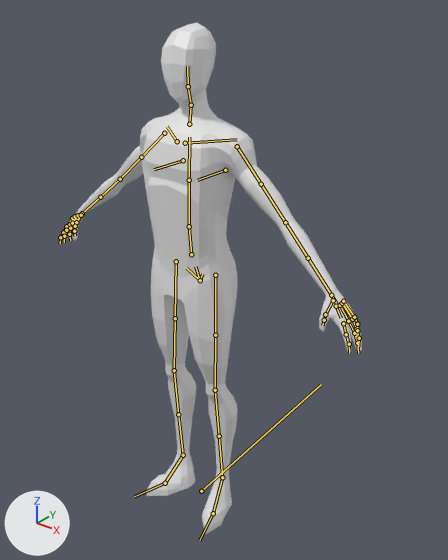
One commit to the FBX model Assets/Character/NPC/base-char.fbx: the scene before it, then after it.
Camera for both pictures: a 50 mm lens placed at (1.77, -2.01, 2.64), pointed at (-0.13, 0.36, 1.17). Lighting does not change. The marker at lower left points along +X, +Y and +Z. The bones that bend it are drawn over the model as lines.
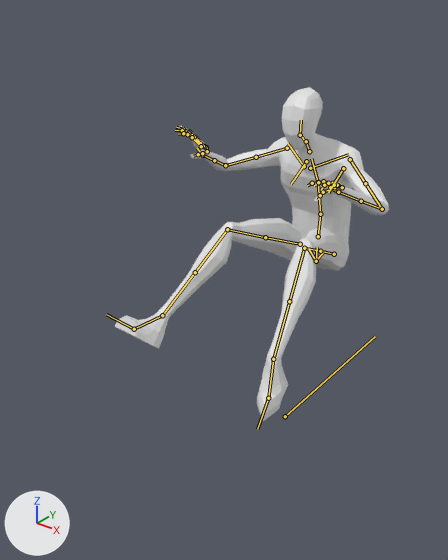
The newer file adds an action. The first version stands in its rest pose; the second is drawn at frame 3 of the action 'game_rig|npc-AirHit'.

Boxes [x1, y1, x2, y2] around the edits, measured in the pictures (448 x 560 px):
'mesh', posed (9% narrower, 35% shorter)
    before: [60, 23, 362, 534]
    after: [115, 87, 389, 421]
bone 'root', root to tip
    before: (201, 491) to (321, 384)
    after: (285, 416) to (375, 336)
bone 'DEF-spine', root to tip
    before: (200, 280) to (195, 266)
    after: (316, 261) to (317, 247)
bone 'DEF-spine.001', root to tip
    before: (191, 254) to (189, 226)
    after: (318, 236) to (320, 214)
bone 'DEF-spine.002', root to tip
    before: (189, 226) to (189, 180)
    after: (320, 214) to (318, 182)
bone 'DEF-spine.003', root to tip
    before: (189, 180) to (189, 137)
    after: (318, 182) to (311, 158)
bone 'DEF-spine.004', root to tip
    before: (189, 124) to (191, 105)
    after: (309, 151) to (306, 141)
bone 'DEF-spine.006', root to tip
    before: (188, 86) to (187, 66)
    after: (300, 135) to (301, 120)
bone 'DEF-upper_arm.L', root to tip
    before: (237, 146) to (261, 184)
    after: (350, 159) to (365, 183)
bone 'DEF-forearm.L', root to tip
    before: (285, 222) to (308, 258)
    after: (382, 209) to (361, 201)
bone 'DEF-hand.L', root to tip
    before: (331, 295) to (338, 307)
    after: (338, 192) to (333, 190)
bone 'DEF-palm.01.L', root to tip
    before: (336, 306) to (341, 318)
    after: (331, 184) to (325, 183)
bone 'DEF-palm.02.L', root to tip
    before: (340, 305) to (348, 321)
    after: (334, 184) to (328, 183)
bone 'DEF-palm.03.L', root to tip
    before: (342, 303) to (352, 319)
    after: (338, 185) to (332, 183)
bone 'DEF-palm.04.L', root to tip
    before: (343, 301) to (354, 317)
    after: (342, 187) to (337, 185)
bone 'DEF-upper_arm.R', root to tip
    before: (164, 133) to (141, 157)
    after: (287, 148) to (256, 157)
bone 'DEF-upper_arm.R.001', root to tip
    before: (141, 157) to (120, 179)
    after: (256, 157) to (225, 165)
bone 'DEF-forearm.R', root to tip
    before: (120, 179) to (100, 197)
    after: (225, 165) to (214, 160)
bone 'DEF-hand.R', root to tip
    before: (82, 213) to (77, 219)
    after: (202, 155) to (197, 148)
bone 'DEF-palm.01.R', root to tip
    before: (72, 218) to (68, 224)
    after: (206, 147) to (200, 142)
bone 'DEF-palm.02.R', root to tip
    before: (75, 216) to (70, 224)
    after: (204, 146) to (195, 138)
bone 'DEF-palm.03.R', root to tip
    before: (78, 215) to (72, 223)
    after: (203, 146) to (194, 137)
bone 'DEF-palm.04.R', root to tip
    before: (81, 215) to (76, 222)
    after: (201, 146) to (192, 137)
bone 'DEF-thigh.L', root to tip
    before: (215, 275) to (215, 335)
    after: (334, 254) to (320, 251)
bone 'DEF-thigh.L.001', root to tip
    before: (215, 335) to (215, 390)
    after: (320, 251) to (304, 248)
bone 'DEF-shin.L', root to tip
    before: (215, 390) to (219, 436)
    after: (304, 248) to (289, 301)
bone 'DEF-foot.L', root to tip
    before: (222, 477) to (213, 513)
    after: (273, 359) to (268, 398)
bone 'DEF-thigh.R', root to tip
    before: (176, 261) to (175, 318)
    after: (300, 244) to (265, 237)
bone 'DEF-thigh.R.001', root to tip
    before: (175, 318) to (174, 370)
    after: (265, 237) to (227, 229)
bone 'DEF-shin.R', root to tip
    before: (174, 370) to (178, 414)
    after: (227, 229) to (195, 272)
bone 'DEF-shin.R.001', root to tip
    before: (178, 414) to (183, 455)
    after: (195, 272) to (162, 315)
bone 'DEF-foot.R', root to tip
    before: (183, 455) to (165, 483)
    after: (162, 315) to (134, 329)

The edits, one by one:
Bone 'root' (bone_root) moves from (0.0, 0.0, 0.0) to (0.0, 0.86, 0.0).
Bone 'DEF-spine' (bone_def_spine) moves from (0.0, 0.0, 0.0) to (0.0, -0.351, -0.14).
Bone 'DEF-spine' (bone_def_spine) turns from (0, 0, 0) to (-20, 0, 0) degrees about its own x, y and z.
Bone 'DEF-spine.001' (bone_def_spine_001) turns from (0, 0, 0) to (10, 0, 0) degrees about its own x, y and z.
Bone 'DEF-spine.002' (bone_def_spine_002) turns from (0, 0, 0) to (27, 0, 0) degrees about its own x, y and z.
Bone 'DEF-spine.003' (bone_def_spine_003) turns from (0, 0, 0) to (17, 0, 0) degrees about its own x, y and z.
Bone 'DEF-spine.004' (bone_def_spine_004) turns from (0, 0, 0) to (9, 0, 0) degrees about its own x, y and z.
Bone 'DEF-spine.006' (bone_def_spine_006) turns from (0, 0, 0) to (-42, 0, 0) degrees about its own x, y and z.
Bone 'DEF-upper_arm.L' (bone_def_upper_arm_l) turns from (0, 0, 0) to (44, 0, 1) degrees about its own x, y and z.
Bone 'DEF-forearm.L' (bone_def_forearm_l) turns from (0, 0, 0) to (88, 0, 0) degrees about its own x, y and z.
Bone 'DEF-hand.L' (bone_def_hand_l) turns from (0, 0, 0) to (-8, 0, 11) degrees about its own x, y and z.
Bone 'DEF-palm.01.L' (bone_def_palm_01_l) moves from (0.0, 0.0, 0.0) to (-0.011, -0.022, -0.009).
Bone 'DEF-palm.02.L' (bone_def_palm_02_l) moves from (0.0, 0.0, 0.0) to (-0.009, -0.023, -0.009).
Bone 'DEF-palm.03.L' (bone_def_palm_03_l) moves from (0.0, 0.0, 0.0) to (-0.008, -0.023, -0.01).
Bone 'DEF-palm.04.L' (bone_def_palm_04_l) moves from (0.0, 0.0, 0.0) to (-0.007, -0.023, -0.01).
Bone 'DEF-upper_arm.R' (bone_def_upper_arm_r) turns from (0, 0, 0) to (50, 4, -8) degrees about its own x, y and z.
Bone 'DEF-upper_arm.R.001' (bone_def_upper_arm_r_001) turns from (0, 0, 0) to (0, 1, 0) degrees about its own x, y and z.
Bone 'DEF-forearm.R' (bone_def_forearm_r) turns from (0, 0, 0) to (79, 2, 0) degrees about its own x, y and z.
Bone 'DEF-hand.R' (bone_def_hand_r) turns from (0, 0, 0) to (-8, -5, -39) degrees about its own x, y and z.
Bone 'DEF-palm.01.R' (bone_def_palm_01_r) moves from (0.0, 0.0, 0.0) to (0.001, -0.021, -0.017).
Bone 'DEF-palm.02.R' (bone_def_palm_02_r) moves from (0.0, 0.0, 0.0) to (0.0, -0.021, -0.018).
Bone 'DEF-palm.03.R' (bone_def_palm_03_r) moves from (0.0, 0.0, 0.0) to (0.0, -0.019, -0.019).
Bone 'DEF-palm.04.R' (bone_def_palm_04_r) moves from (0.0, 0.0, 0.0) to (-0.001, -0.02, -0.019).
Bone 'DEF-thigh.L' (bone_def_thigh_l) turns from (0, 0, 0) to (-92, -2, -2) degrees about its own x, y and z.
Bone 'DEF-thigh.L.001' (bone_def_thigh_l_001) turns from (0, 0, 0) to (0, 2, 0) degrees about its own x, y and z.
Bone 'DEF-shin.L' (bone_def_shin_l) turns from (0, 0, 0) to (59, 2, 0) degrees about its own x, y and z.
Bone 'DEF-foot.L' (bone_def_foot_l) turns from (0, 0, 0) to (66, 5, -1) degrees about its own x, y and z.
Bone 'DEF-thigh.R' (bone_def_thigh_r) turns from (0, 0, 0) to (-89, 4, 5) degrees about its own x, y and z.
Bone 'DEF-thigh.R.001' (bone_def_thigh_r_001) turns from (0, 0, 0) to (0, -2, 0) degrees about its own x, y and z.
Bone 'DEF-shin.R' (bone_def_shin_r) turns from (0, 0, 0) to (61, -3, 0) degrees about its own x, y and z.
Bone 'DEF-shin.R.001' (bone_def_shin_r_001) turns from (0, 0, 0) to (0, 3, 0) degrees about its own x, y and z.
Bone 'DEF-foot.R' (bone_def_foot_r) turns from (0, 0, 0) to (6, 9, -10) degrees about its own x, y and z.
